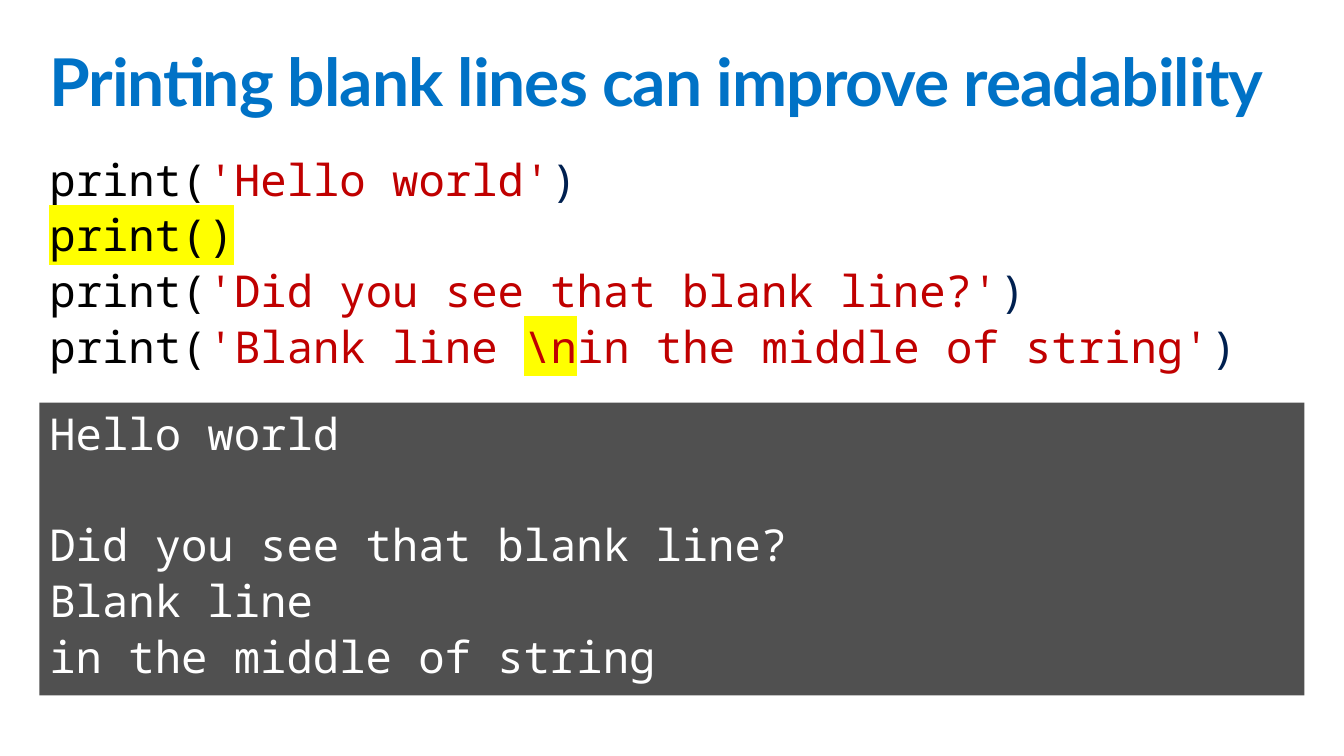
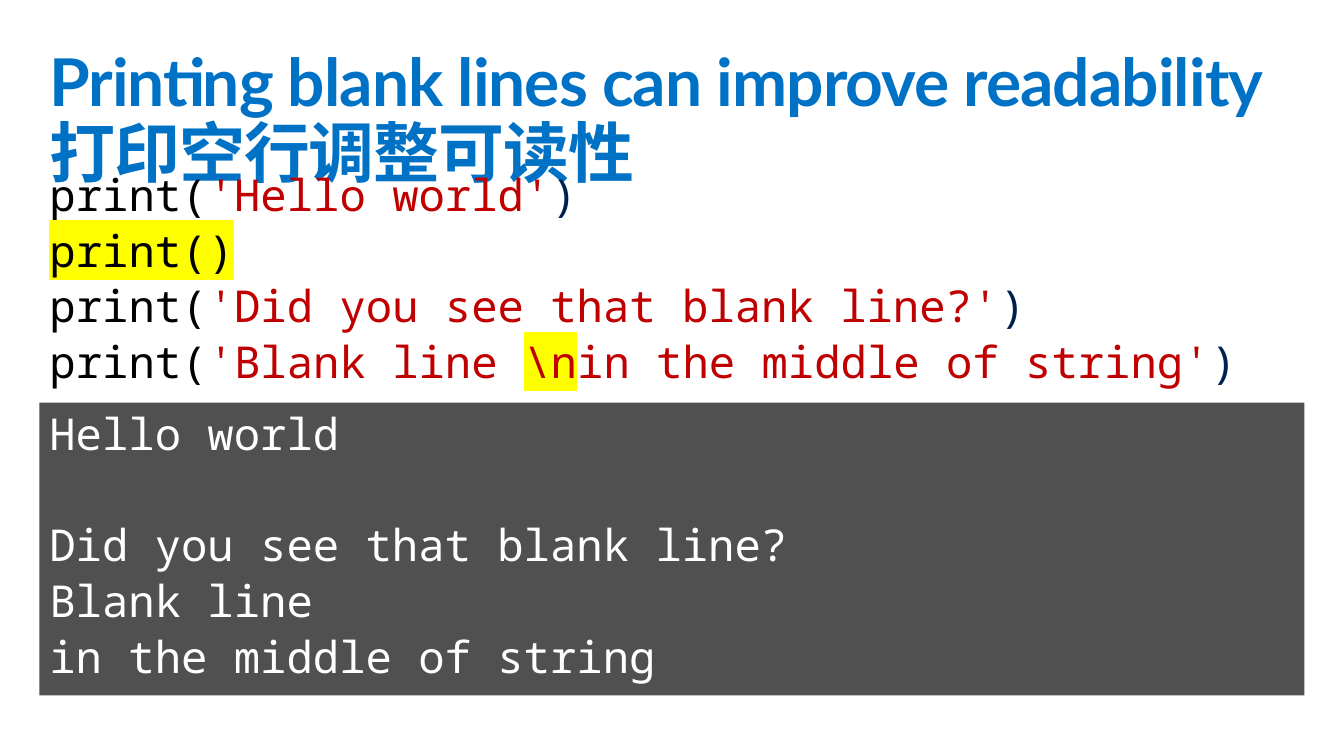
Before and after one commit to lingshen09/c9-python-getting-started-zh, a slide deck: slide 5 of ppt课件/2 - 输出 (Print).pptx. Drawn at 1344x756 pixels with LibreOffice and Linux fonts; fonts in the diff are those of the drawing. Boxes give left, top, right and bottom in pixels: in the first picture for what was removed or moved away, otherwise in the second. Text is boxed around its words. In the diff, an @@ line names an element or a change of style, - is before the commit and + after.

```diff
--- a/ppt课件/2 - 输出 (Print).pptx
+++ b/ppt课件/2 - 输出 (Print).pptx
@@ title at <box>49,57,1263,193</box>: text changed @@
-Printing blank lines can improve readability
+Printing blank lines can improve readability
+打印空行调整可读性
@@ text "print('Hello world')" rewrapped from <box>49,162,1237,374</box> to <box>49,170,1237,390</box> @@
```
Also in this commit, not shown: 5 other slides changed, 28 other files.
